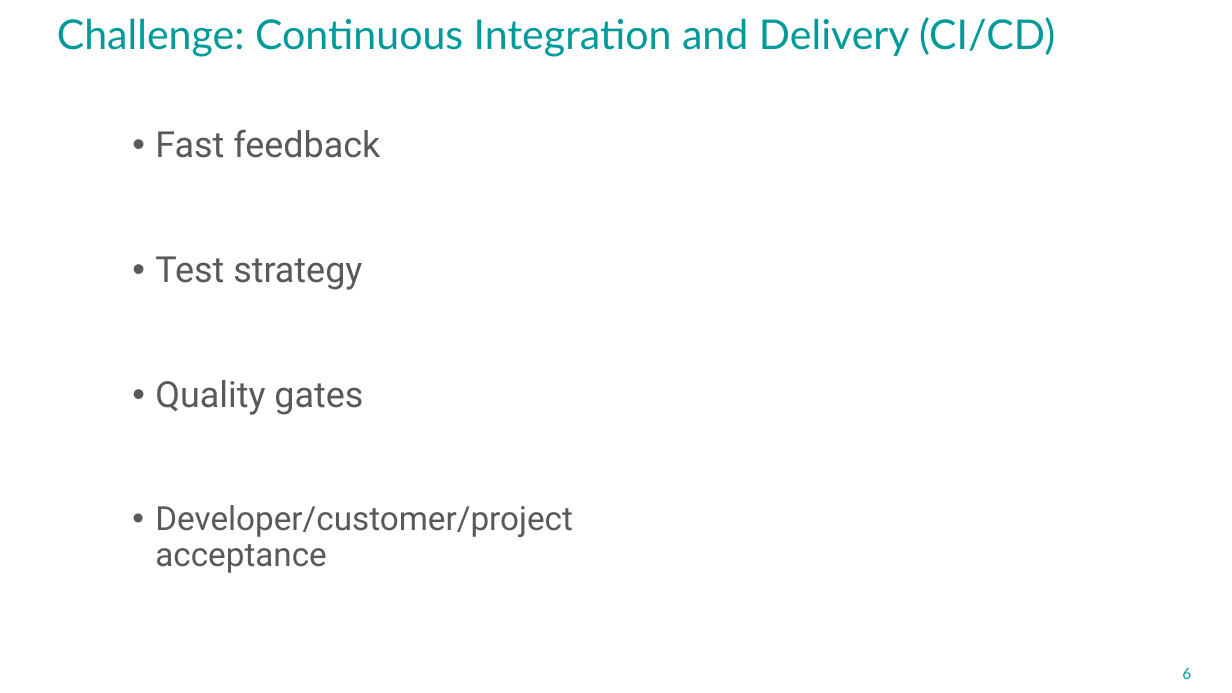
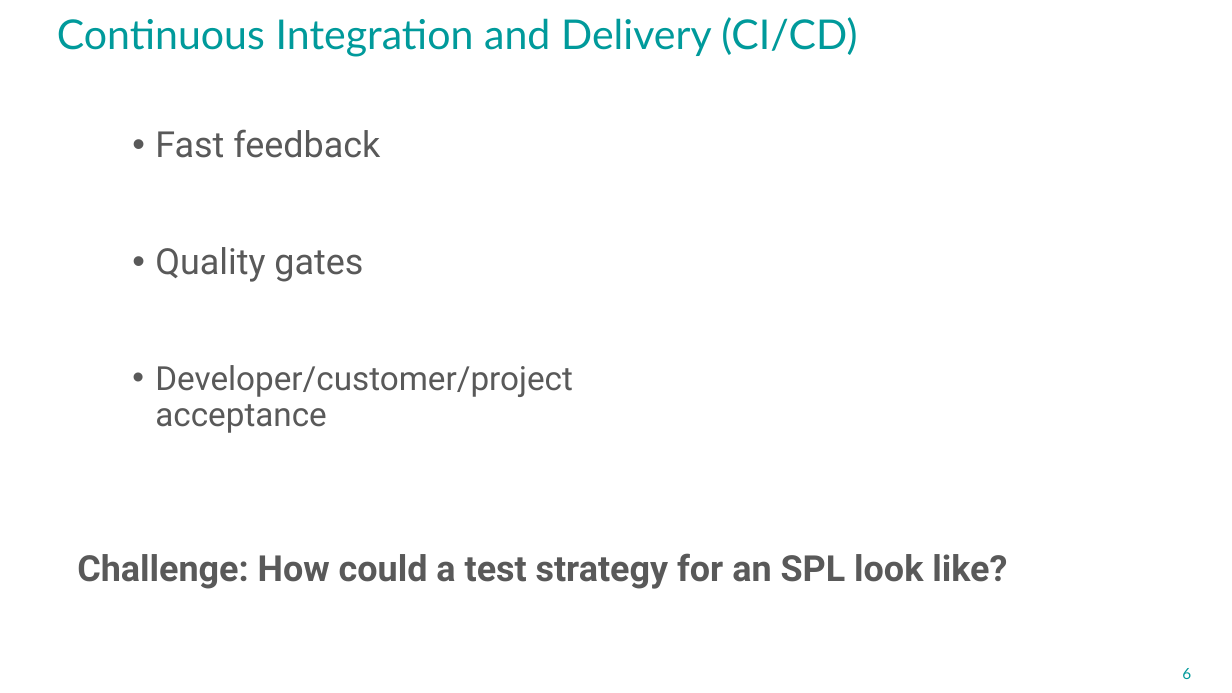
Before and after one commit to avengineers/SPLC2023, a slide deck: slide 6 of Challenges_at_Marquardt.pptx. Drawn at 1232x693 pixels with LibreOffice and Linux fonts; fonts in the diff are those of the drawing; background and template pictures are left out. Boxes give left, top, right and bottom in pixels: in the first picture for what was removed or moved away, otherwise in the second. Text is boxed around its words. In the diff, an @@ line names an element or a change of style, - is before the commit and + after.

```diff
--- a/Challenges_at_Marquardt.pptx
+++ b/Challenges_at_Marquardt.pptx
@@ title at (57, 17, 857, 57): text changed @@
-Challenge: Continuous Integration and Delivery (CI/CD)
+Continuous Integration and Delivery (CI/CD)
@@ text "Quality gates": place and size @@
-text "Quality gates" at (155, 380, 363, 415)
+text "Quality gates" at (155, 247, 363, 282)
@@ text removed at (155, 256, 362, 290) @@
-• Test strategy
@@ text "Developer/customer/project acceptance": place and size @@
-text "Developer/customer/project acceptance" at (155, 505, 573, 573)
+text "Developer/customer/project acceptance" at (155, 365, 573, 433)
@@ text added at (77, 553, 1007, 589), 28 pt, text #595959, bold @@
+Challenge: How could a test strategy for an SPL look like?
```
Also in this commit, not shown: 2 other slides changed, 1 other file.
